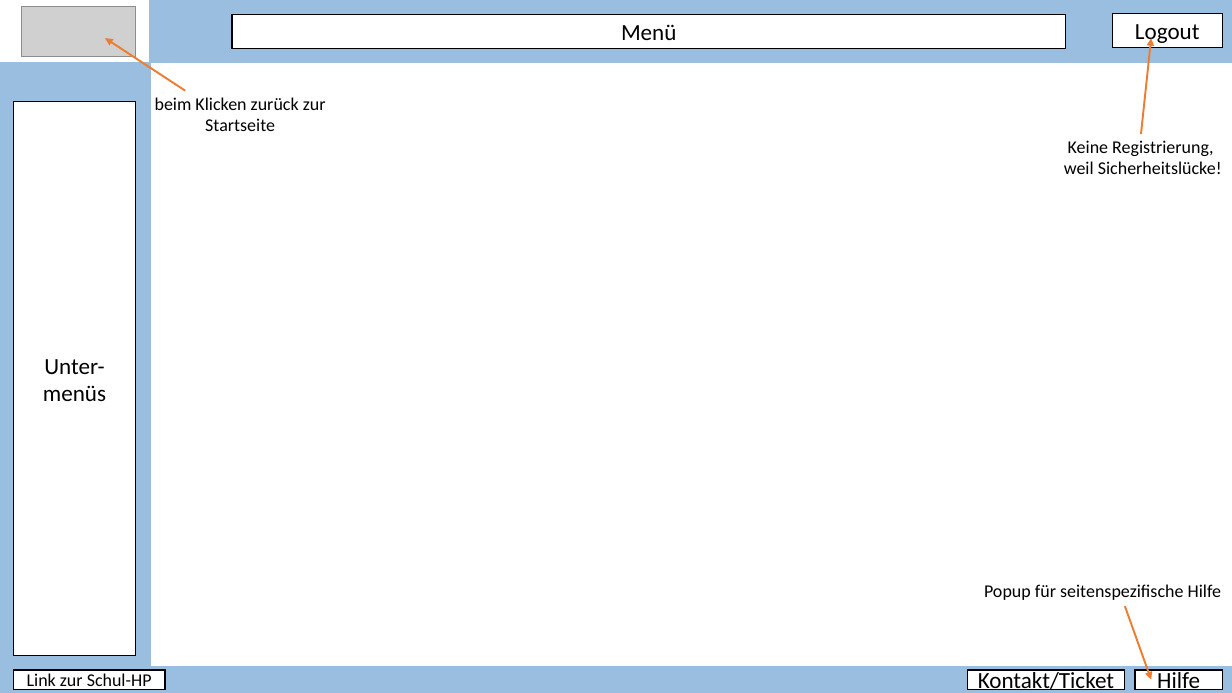
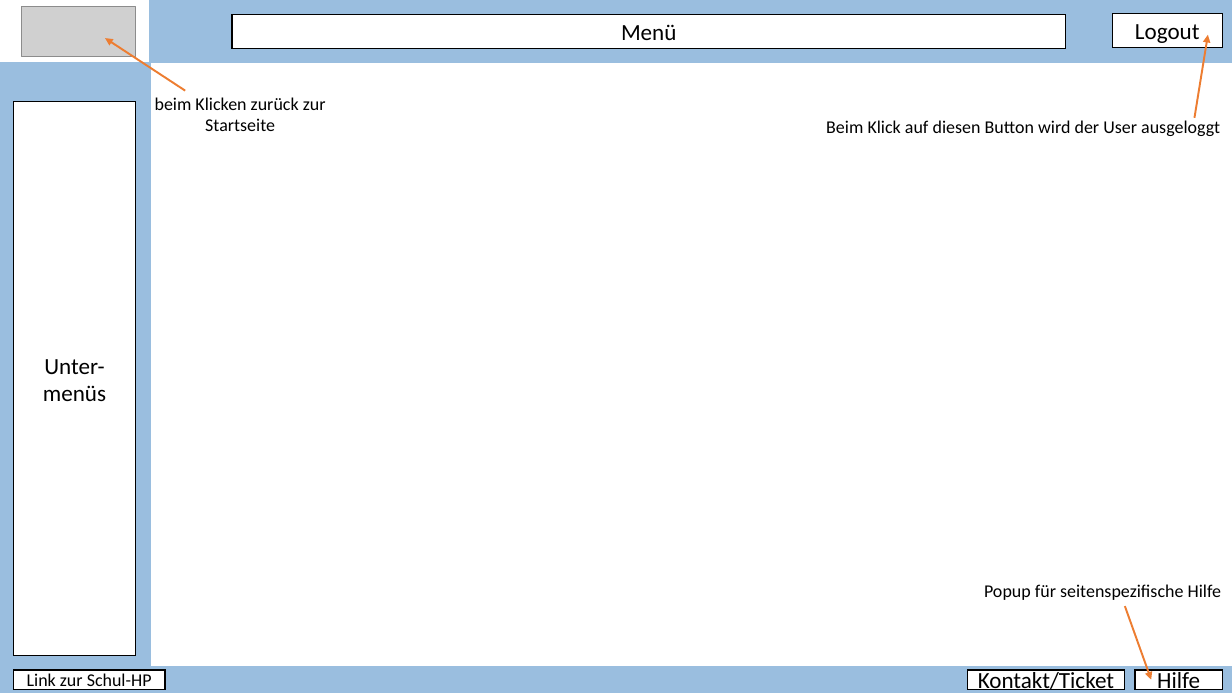
Before and after one commit to PapAnte/g2schoolproject, a slide deck: slide 1 of layout/Layout.pptx. Drawn at 1232x693 pixels with LibreOffice and Linux fonts; fonts in the diff are those of the drawing; grey boxes stand for pictures. Boxes give left, top, right and bottom in pixels: in the first picture for what was removed or moved away, otherwise in the second. Text is boxed around its words. In the diff, an @@ line names an element or a change of style, - is before the commit and + after.

```diff
--- a/layout/Layout.pptx
+++ b/layout/Layout.pptx
@@ arrow moved from (1141, 134) - (1152, 38) to (1195, 118) - (1208, 35) @@
@@ text added at [826, 120, 1220, 136], 14 pt, text #000000 @@
+Beim Klick auf diesen Button wird der User ausgeloggt
@@ text removed at [1064, 140, 1222, 174] @@
-Keine Registrierung,
-weil Sicherheitslücke!
```
Also in this commit, not shown: 16 other slides changed.
